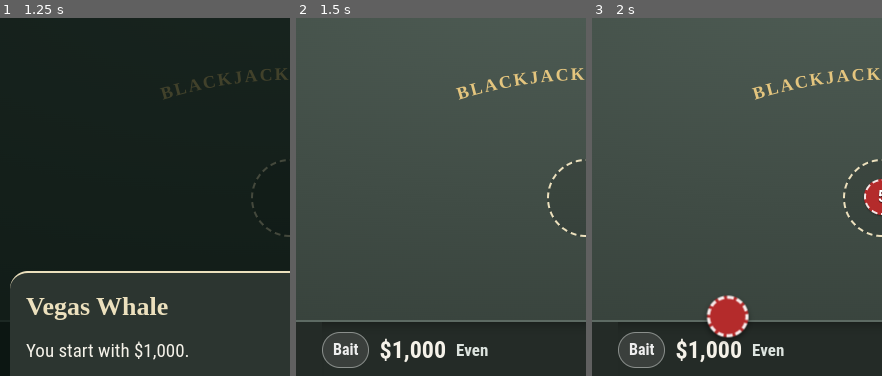
Above: before the commit, frames 1-3 (left to right).
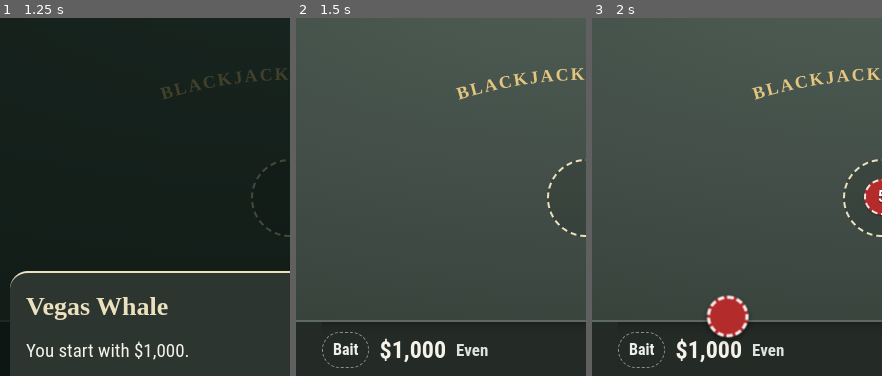
Above: after the commit, the same moments.

Repository: ahnnyc/Blackjack-
Game: browser game, page index.html
The game is run twice, just before and just after one commit, with the same random seed, the same clock (stepped at 60 frames per second) and the same inputs.
Inputs (mouse positions are % of the whole screen's width and height, from its top left):
- Up to frame 1 (1.25 s): click (50, 42) at 0.27 s; click (50, 43) at 1.07 s
- Up to frame 2 (1.5 s): click "Sit down with $1,000" at 1.27 s
- Up to frame 3 (2 s): click (39, 41) at 1.67 s; click "5" at 1.87 s
The pictures show only the part of the screen within x 0-50%, y 33-83%; the shares and areas given below are measured in that part.

Frame 1 is identical in both runs. In frame 2, 0.1% of the frame differs, in the area x 8-26%, y 87-98%; in frame 3, 0.1%.

Commit message:
Level badges that stay distinct with color blindness; only Super Whale is gold
Bait outlined, Minnow white, Barracuda dark blue, Swordfish light blue,
Marlin burnt orange, Whale black with a double silver border, Super Whale
glowing gold. Neighbors differ in lightness, checked with red-green
color-blindness simulations.

Co-Authored-By: Claude Opus 5.5 <noreply@anthropic.com>
Claude-Session: https://claude.ai/code/session_01Ni3H8SV282AXbcyQkGx1DY

Diff:
--- a/index.html
+++ b/index.html
@@ -65,12 +65,12 @@
 @media (max-width:359px){ #top{gap:3px} #top .topbtn, #top #countBtn{padding:0 5px;font-size:14px} }
 #levelBtn{flex:none;min-height:36px;padding:0 10px;border-radius:18px;border:1.5px solid var(--gold);background:transparent;color:var(--gold);font-size:16px;font-weight:700;white-space:nowrap}
 /* each prestige level has its own badge color, getting richer as you climb (the name always says the level) */
-#levelBtn.lv0{background:#3a3f3c;color:#eeeeee;border-color:#8a8f8c}
-#levelBtn.lv1{background:#a9c0d2;color:#0e1d29;border-color:#d8e6f0}
-#levelBtn.lv2{background:#1f7346;color:#ffffff;border-color:#5fd08f}
-#levelBtn.lv3{background:#1d58a3;color:#ffffff;border-color:#7fb1f0}
-#levelBtn.lv4{background:#5e2f94;color:#ffffff;border-color:#c49af0}
-#levelBtn.lv5{background:#e4c57e;color:#22180c;border-color:#fff1c9;box-shadow:0 0 10px rgba(228,197,126,.45)}
+#levelBtn.lv0{background:transparent;color:#eeeeee;border-color:#8a8f8c;border-style:dashed}
+#levelBtn.lv1{background:#f4f4f4;color:#111111;border-color:#ffffff}
+#levelBtn.lv2{background:#1d58a3;color:#ffffff;border-color:#7fb1f0}
+#levelBtn.lv3{background:#8fd3ff;color:#06263d;border-color:#d6f0ff}
+#levelBtn.lv4{background:#a8420f;color:#ffffff;border-color:#f0a070}
+#levelBtn.lv5{background:#000000;color:#ffffff;border:3px double #e0e0e0}
 #levelBtn.lv6{background:linear-gradient(135deg,#fff1c9,#e4c57e 45%,#c9a347);color:#22180c;border:2px solid #fff6dc;box-shadow:0 0 14px rgba(255,220,140,.75), 0 0 2px #fff;letter-spacing:.03em}
 #levelBtn.lv6{animation:swGlow 2.4s ease-in-out infinite}
 @keyframes swGlow{50%{box-shadow:0 0 24px rgba(255,220,140,1), 0 0 3px #fff}}
--- a/sw.js
+++ b/sw.js
@@ -2,7 +2,7 @@
 // The game page itself is fetched fresh whenever the phone is online, so an update shows
 // on the very next open; the saved copy is used only when offline or the network is slow.
 // Change VERSION whenever index.html changes.
-const VERSION = 'bj-2026-11-26.37';
+const VERSION = 'bj-2026-11-26.38';
 const CORE = ['./', 'index.html', 'manifest.webmanifest', 'icon-180.png', 'icon-192.png', 'icon-512.png'];
 const PAGE_WAIT_MS = 3000;   // how long to wait for the network before using the saved copy
 
--- a/tools/game.html
+++ b/tools/game.html
@@ -50,12 +50,12 @@
 @media (max-width:359px){ #top{gap:3px} #top .topbtn, #top #countBtn{padding:0 5px;font-size:14px} }
 #levelBtn{flex:none;min-height:36px;padding:0 10px;border-radius:18px;border:1.5px solid var(--gold);background:transparent;color:var(--gold);font-size:16px;font-weight:700;white-space:nowrap}
 /* each prestige level has its own badge color, getting richer as you climb (the name always says the level) */
-#levelBtn.lv0{background:#3a3f3c;color:#eeeeee;border-color:#8a8f8c}
-#levelBtn.lv1{background:#a9c0d2;color:#0e1d29;border-color:#d8e6f0}
-#levelBtn.lv2{background:#1f7346;color:#ffffff;border-color:#5fd08f}
-#levelBtn.lv3{background:#1d58a3;color:#ffffff;border-color:#7fb1f0}
-#levelBtn.lv4{background:#5e2f94;color:#ffffff;border-color:#c49af0}
-#levelBtn.lv5{background:#e4c57e;color:#22180c;border-color:#fff1c9;box-shadow:0 0 10px rgba(228,197,126,.45)}
+#levelBtn.lv0{background:transparent;color:#eeeeee;border-color:#8a8f8c;border-style:dashed}
+#levelBtn.lv1{background:#f4f4f4;color:#111111;border-color:#ffffff}
+#levelBtn.lv2{background:#1d58a3;color:#ffffff;border-color:#7fb1f0}
+#levelBtn.lv3{background:#8fd3ff;color:#06263d;border-color:#d6f0ff}
+#levelBtn.lv4{background:#a8420f;color:#ffffff;border-color:#f0a070}
+#levelBtn.lv5{background:#000000;color:#ffffff;border:3px double #e0e0e0}
 #levelBtn.lv6{background:linear-gradient(135deg,#fff1c9,#e4c57e 45%,#c9a347);color:#22180c;border:2px solid #fff6dc;box-shadow:0 0 14px rgba(255,220,140,.75), 0 0 2px #fff;letter-spacing:.03em}
 #levelBtn.lv6{animation:swGlow 2.4s ease-in-out infinite}
 @keyframes swGlow{50%{box-shadow:0 0 24px rgba(255,220,140,1), 0 0 3px #fff}}
